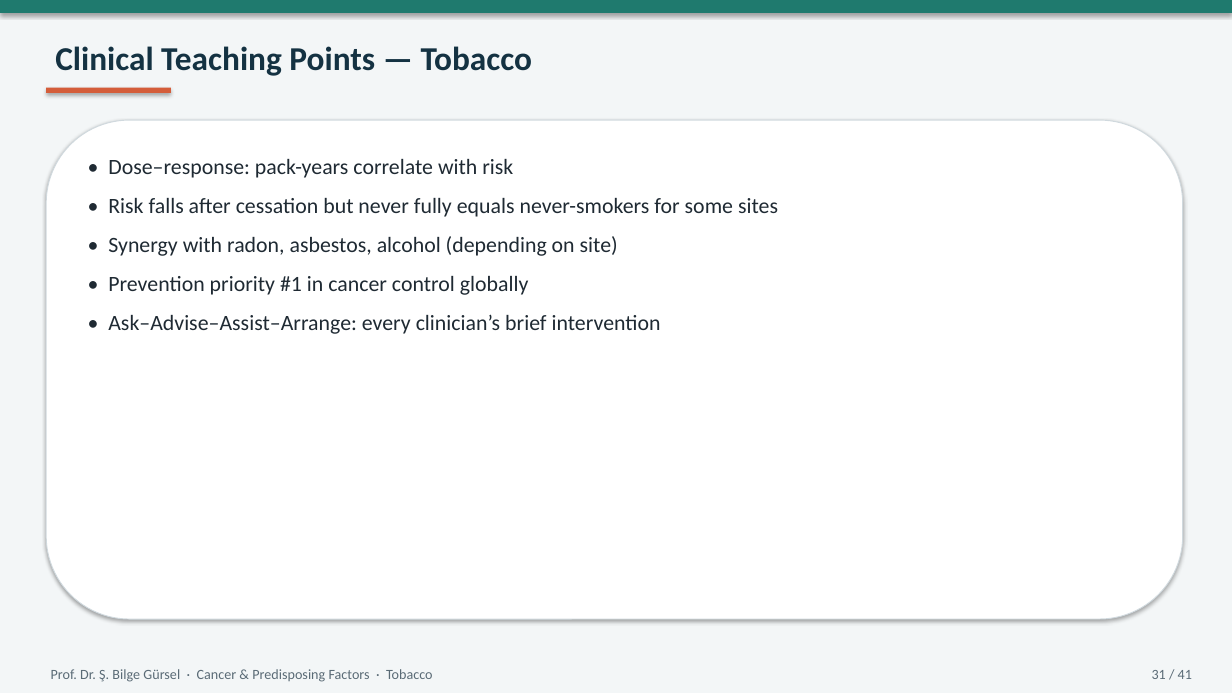
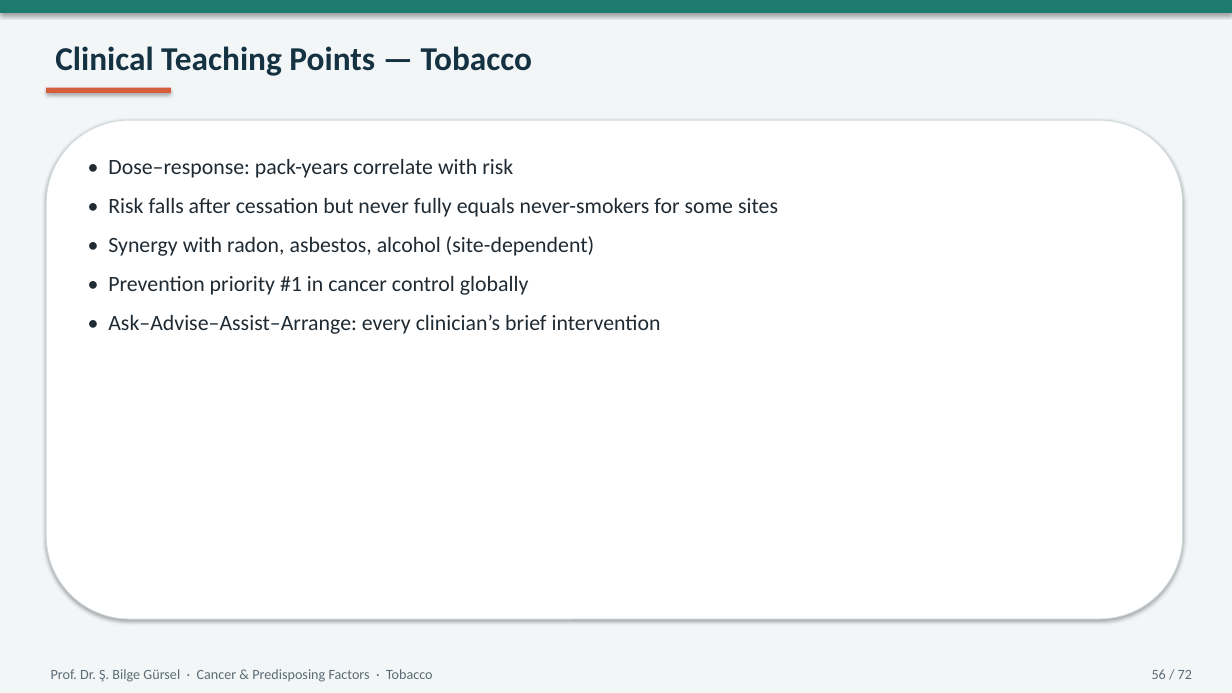
Before and after one commit to bilgegursel/RT-and-AI, a slide deck: slide 56 of elektif-radyasyon-onkolojisi-donem5/chemical-carcinogens-lecture/Cancer_Predisposing_Factors_Chemical_Tobacco_Radiation.pptx (slide 31 before the commit). Drawn at 1232x693 pixels with LibreOffice and Linux fonts; fonts in the diff are those of the drawing. Boxes give left, top, right and bottom in pixels: in the first picture for what was removed or moved away, otherwise in the second. Text is boxed around its words. In the diff, an @@ line names an element or a change of style, - is before the commit and + after.

```diff
--- a/elektif-radyasyon-onkolojisi-donem5/chemical-carcinogens-lecture/Cancer_Predisposing_Factors_Chemical_Tobacco_Radiation.pptx
+++ b/elektif-radyasyon-onkolojisi-donem5/chemical-carcinogens-lecture/Cancer_Predisposing_Factors_Chemical_Tobacco_Radiation.pptx
@@ text at [108,236,595,256]: text changed @@
-• Synergy with radon, asbestos, alcohol (depending on site)
+• Synergy with radon, asbestos, alcohol (site-dependent)
@@ text at [1152,669,1192,679]: text changed @@
-31 / 41
+56 / 72
```
Also in this commit, not shown: 38 other slides changed, 32 slides added, 1 slide removed, 3 other files.
